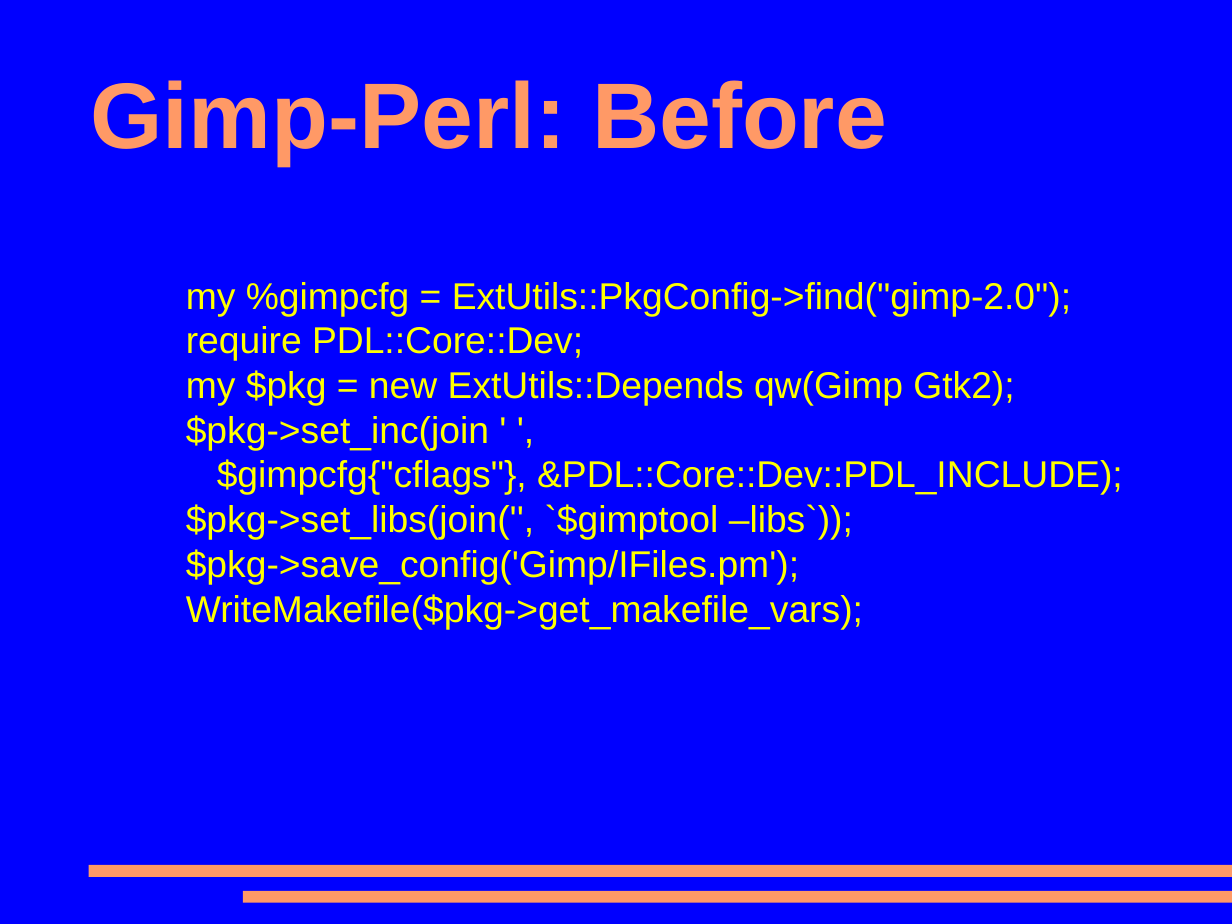
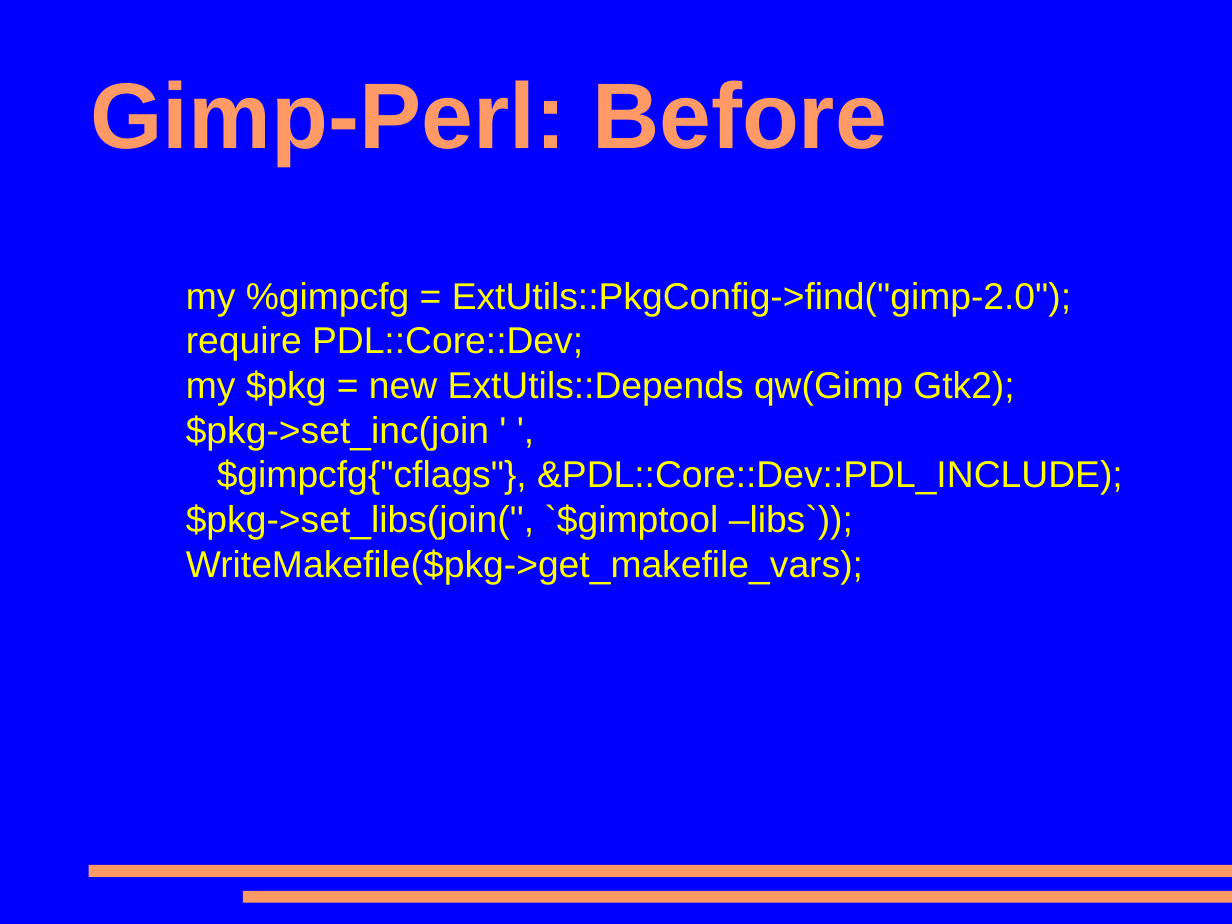
Before and after one commit to mohawk2/presentations, a slide deck: slide 7 of lpw2014-closinggaps.odp. Drawn at 1232x924 pixels with LibreOffice and Linux fonts; fonts in the diff are those of the drawing. Boxes give left, top, right and bottom in pixels: in the first picture for what was removed or moved away, otherwise in the second. Text is boxed around its words. In the diff, an @@ line names an element or a change of style, - is before the commit and + after.

```diff
--- a/lpw2014-closinggaps.odp
+++ b/lpw2014-closinggaps.odp
@@ text at box(186, 549, 799, 585): paragraph removed @@
-$pkg->save_config('Gimp/IFiles.pm');
```
Also in this commit, not shown: 5 other slides changed, 9 slides added, 1 slide removed.
